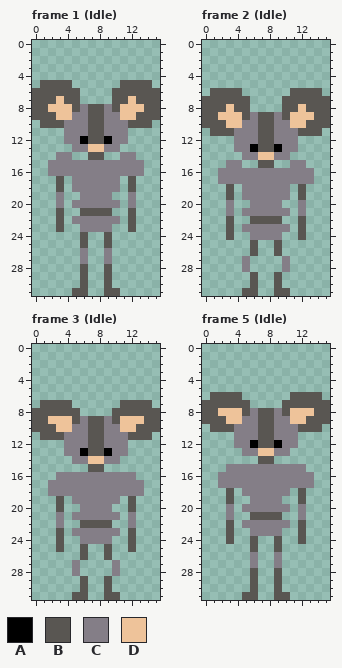
File history of a pixel-art file, Artwork/Player.ase. Above is the file before it was changed.
16x32 pixels, 10 frames. Shown: frame 1 (Idle), frame 2 (Idle), frame 3 (Idle), frame 5 (Idle). The commit also changed other frames, which this record leaves out.
Palette (. is transparent): A #000000  B #595652  C #847e87  D #eec39a
Pixels before, frame 1 (Idle), first column x 0:
 5 .BBBB......BBBB.
 6 BBBBBB....BBBBBB
 7 BBBDBB....BBDBBB
 8 BBDDDBCBBCBDDDBB
 9 BBBDDCCBBCCDDBBB
10 .BBBCCCBBCCCBBB.
11 ....CCCBBCCC....
12 ....CCABBACC....
13 .....CCDDCC.....
14 ...CC..BB..CC...
15 ..CCCCCCCCCCCC..
16 ..CCCCCCCCCCCC..
17 ...B.CCCCCC.B...
18 ...B.CCCCCC.B...
19 ...C..CCCC..C...
20 ...C.CCCCCC.C...
21 ...B..BBBB..B...
22 ...B.CCCCCC.B...
23 ...B..CCCC..B...
24 ......B..B......
25 ......B..B......
26 ......C..C......
27 ......C..C......
28 ......B..B......
29 ......B..B......
30 ......B..B......
31 .....BB..BB.....
Pixels before, frame 2 (Idle), first column x 0:
 6 .BBBB......BBBB.
 7 BBBBBB....BBBBBB
 8 BBBDBB....BBDBBB
 9 BBDDDBCBBCBDDDBB
10 BBBDDCCBBCCDDBBB
11 .BBBCCCBBCCCBBB.
12 ....CCCBBCCC....
13 ....CCABBACC....
14 .....CCDDCC.....
15 ...CC..BB..CC...
16 ..CCCCCCCCCCCC..
17 ..CCCCCCCCCCCC..
18 ...B.CCCCCC.B...
19 ...B.CCCCCC.B...
20 ...C..CCCC..C...
21 ...C.CCCCCC.C...
22 ...B..BBBB..B...
23 ...B.CCCCCC.B...
24 ...B..CCCC..B...
25 ......B..B......
26 ......B..B......
27 .....C....C.....
28 .....C....C.....
29 ......B..B......
30 ......B..B......
31 .....BB..BB.....
Pixels before, frame 3 (Idle), first column x 0:
 7 .BBBB......BBBB.
 8 BBBBBB....BBBBBB
 9 BBDDDBCBBCBDDDBB
10 BBBDDCCBBCCDDBBB
11 .BBBCCCBBCCCBBB.
12 ....CCCBBCCC....
13 ....CCABBACC....
14 .....CCDDCC.....
15 .......BB.......
16 ...CCCCCCCCCC...
17 ..CCCCCCCCCCCC..
18 ..CCCCCCCCCCCC..
19 ...B.CCCCCC.B...
20 ...B..CCCC..B...
21 ...C.CCCCCC.C...
22 ...C..BBBB..C...
23 ...B.CCCCCC.B...
24 ...B..CCCC..B...
25 ...B..B..B..B...
26 ......B..B......
27 .....C....C.....
28 .....C....C.....
29 ......B..B......
30 ......B..B......
31 .....BB..BB.....
Pixels before, frame 5 (Idle), first column x 0:
 6 .BBBB......BBBB.
 7 BBBBBB....BBBBBB
 8 BBDDDBCBBCBDDDBB
 9 BBBDDCCBBCCDDBBB
10 .BBBCCCBBCCCBBB.
11 ....CCCBBCCC....
12 ....CCABBACC....
13 .....CCDDCC.....
14 .......BB.......
15 ...CCCCCCCCCC...
16 ..CCCCCCCCCCCC..
17 ..CCCCCCCCCCCC..
18 ...B.CCCCCC.B...
19 ...B..CCCC..B...
20 ...C.CCCCCC.C...
21 ...C..BBBB..C...
22 ...B.CCCCCC.B...
23 ...B..CCCC..B...
24 ...B..B..B..B...
25 ......B..B......
26 ......C..C......
27 ......C..C......
28 ......B..B......
29 ......B..B......
30 ......B..B......
31 .....BB..BB.....
Now the later version:
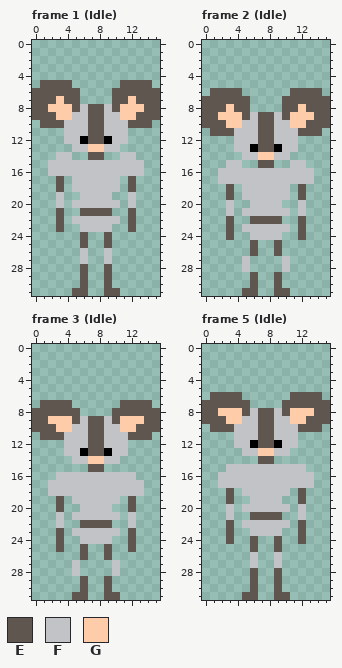
Colours new in this view: E #5f574f  F #c2c3c7  G #ffccaa
What changed:
Frame 1 (Idle):
y 5: x 1..4 BBBB -> EEEE; x 11..14 BBBB -> EEEE
y 6: x 0..5 BBBBBB -> EEEEEE; x 10..15 BBBBBB -> EEEEEE
y 7: x 0..5 BBBDBB -> EEEGEE; x 10..15 BBDBBB -> EEGEEE
y 8: x 0..15 BBDDDBCBBCBDDDBB -> EEGGGEFEEFEGGGEE
y 9: x 0..15 BBBDDCCBBCCDDBBB -> EEEGGFFEEFFGGEEE
y 10: x 1..14 BBBCCCBBCCCBBB -> EEEFFFEEFFFEEE
y 11: x 4..11 CCCBBCCC -> FFFEEFFF
y 12: x 4..5 CC -> FF; x 7..8 BB -> EE; x 10..11 CC -> FF
y 13: x 5..10 CCDDCC -> FFGGFF
y 14: x 3..4 CC -> FF; x 7..8 BB -> EE; x 11..12 CC -> FF
y 15..16: x 2..13 CCCCCCCCCCCC -> FFFFFFFFFFFF
y 17..18: x 3 B -> E; x 5..10 CCCCCC -> FFFFFF; x 12 B -> E
y 19: x 3 C -> F; x 6..9 CCCC -> FFFF; x 12 C -> F
y 20: x 3 C -> F; x 5..10 CCCCCC -> FFFFFF; x 12 C -> F
y 21: x 3 B -> E; x 6..9 BBBB -> EEEE; x 12 B -> E
y 22: x 3 B -> E; x 5..10 CCCCCC -> FFFFFF; x 12 B -> E
y 23: x 3 B -> E; x 6..9 CCCC -> FFFF; x 12 B -> E
y 24..25: x 6 B -> E; x 9 B -> E
y 26..27: x 6 C -> F; x 9 C -> F
y 28..30: x 6 B -> E; x 9 B -> E
y 31: x 5..6 BB -> EE; x 9..10 BB -> EE
Frame 2 (Idle):
y 6: x 1..4 BBBB -> EEEE; x 11..14 BBBB -> EEEE
y 7: x 0..5 BBBBBB -> EEEEEE; x 10..15 BBBBBB -> EEEEEE
y 8: x 0..5 BBBDBB -> EEEGEE; x 10..15 BBDBBB -> EEGEEE
y 9: x 0..15 BBDDDBCBBCBDDDBB -> EEGGGEFEEFEGGGEE
y 10: x 0..15 BBBDDCCBBCCDDBBB -> EEEGGFFEEFFGGEEE
y 11: x 1..14 BBBCCCBBCCCBBB -> EEEFFFEEFFFEEE
y 12: x 4..11 CCCBBCCC -> FFFEEFFF
y 13: x 4..5 CC -> FF; x 7..8 BB -> EE; x 10..11 CC -> FF
y 14: x 5..10 CCDDCC -> FFGGFF
y 15: x 3..4 CC -> FF; x 7..8 BB -> EE; x 11..12 CC -> FF
y 16..17: x 2..13 CCCCCCCCCCCC -> FFFFFFFFFFFF
y 18..19: x 3 B -> E; x 5..10 CCCCCC -> FFFFFF; x 12 B -> E
y 20: x 3 C -> F; x 6..9 CCCC -> FFFF; x 12 C -> F
y 21: x 3 C -> F; x 5..10 CCCCCC -> FFFFFF; x 12 C -> F
y 22: x 3 B -> E; x 6..9 BBBB -> EEEE; x 12 B -> E
y 23: x 3 B -> E; x 5..10 CCCCCC -> FFFFFF; x 12 B -> E
y 24: x 3 B -> E; x 6..9 CCCC -> FFFF; x 12 B -> E
y 25..26: x 6 B -> E; x 9 B -> E
y 27..28: x 5 C -> F; x 10 C -> F
y 29..30: x 6 B -> E; x 9 B -> E
y 31: x 5..6 BB -> EE; x 9..10 BB -> EE
Frame 3 (Idle):
y 7: x 1..4 BBBB -> EEEE; x 11..14 BBBB -> EEEE
y 8: x 0..5 BBBBBB -> EEEEEE; x 10..15 BBBBBB -> EEEEEE
y 9: x 0..15 BBDDDBCBBCBDDDBB -> EEGGGEFEEFEGGGEE
y 10: x 0..15 BBBDDCCBBCCDDBBB -> EEEGGFFEEFFGGEEE
y 11: x 1..14 BBBCCCBBCCCBBB -> EEEFFFEEFFFEEE
y 12: x 4..11 CCCBBCCC -> FFFEEFFF
y 13: x 4..5 CC -> FF; x 7..8 BB -> EE; x 10..11 CC -> FF
y 14: x 5..10 CCDDCC -> FFGGFF
y 15: x 7..8 BB -> EE
y 16: x 3..12 CCCCCCCCCC -> FFFFFFFFFF
y 17..18: x 2..13 CCCCCCCCCCCC -> FFFFFFFFFFFF
y 19: x 3 B -> E; x 5..10 CCCCCC -> FFFFFF; x 12 B -> E
y 20: x 3 B -> E; x 6..9 CCCC -> FFFF; x 12 B -> E
y 21: x 3 C -> F; x 5..10 CCCCCC -> FFFFFF; x 12 C -> F
y 22: x 3 C -> F; x 6..9 BBBB -> EEEE; x 12 C -> F
y 23: x 3 B -> E; x 5..10 CCCCCC -> FFFFFF; x 12 B -> E
y 24: x 3 B -> E; x 6..9 CCCC -> FFFF; x 12 B -> E
y 25: x 3 B -> E; x 6 B -> E; x 9 B -> E; x 12 B -> E
y 26: x 6 B -> E; x 9 B -> E
y 27..28: x 5 C -> F; x 10 C -> F
y 29..30: x 6 B -> E; x 9 B -> E
y 31: x 5..6 BB -> EE; x 9..10 BB -> EE
Frame 5 (Idle):
y 6: x 1..4 BBBB -> EEEE; x 11..14 BBBB -> EEEE
y 7: x 0..5 BBBBBB -> EEEEEE; x 10..15 BBBBBB -> EEEEEE
y 8: x 0..15 BBDDDBCBBCBDDDBB -> EEGGGEFEEFEGGGEE
y 9: x 0..15 BBBDDCCBBCCDDBBB -> EEEGGFFEEFFGGEEE
y 10: x 1..14 BBBCCCBBCCCBBB -> EEEFFFEEFFFEEE
y 11: x 4..11 CCCBBCCC -> FFFEEFFF
y 12: x 4..5 CC -> FF; x 7..8 BB -> EE; x 10..11 CC -> FF
y 13: x 5..10 CCDDCC -> FFGGFF
y 14: x 7..8 BB -> EE
y 15: x 3..12 CCCCCCCCCC -> FFFFFFFFFF
y 16..17: x 2..13 CCCCCCCCCCCC -> FFFFFFFFFFFF
y 18: x 3 B -> E; x 5..10 CCCCCC -> FFFFFF; x 12 B -> E
y 19: x 3 B -> E; x 6..9 CCCC -> FFFF; x 12 B -> E
y 20: x 3 C -> F; x 5..10 CCCCCC -> FFFFFF; x 12 C -> F
y 21: x 3 C -> F; x 6..9 BBBB -> EEEE; x 12 C -> F
y 22: x 3 B -> E; x 5..10 CCCCCC -> FFFFFF; x 12 B -> E
y 23: x 3 B -> E; x 6..9 CCCC -> FFFF; x 12 B -> E
y 24: x 3 B -> E; x 6 B -> E; x 9 B -> E; x 12 B -> E
y 25: x 6 B -> E; x 9 B -> E
y 26..27: x 6 C -> F; x 9 C -> F
y 28..30: x 6 B -> E; x 9 B -> E
y 31: x 5..6 BB -> EE; x 9..10 BB -> EE
Changed places in both pictures, as pixel boxes (x1, y1, x2, y2):
changed: (32, 80, 160, 296)
changed: (202, 88, 330, 296)
changed: (32, 400, 160, 600)
changed: (202, 392, 330, 600)
